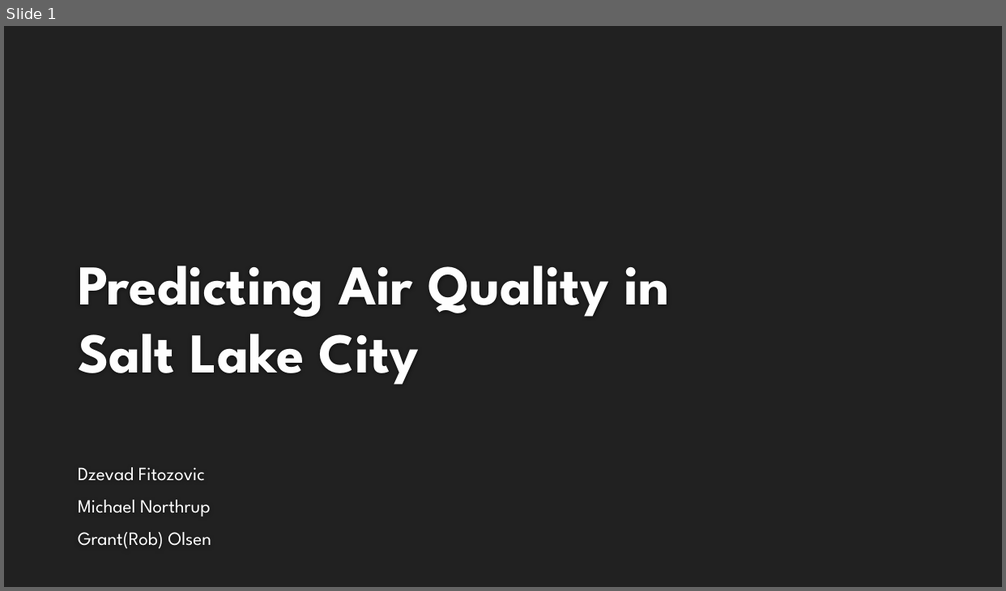
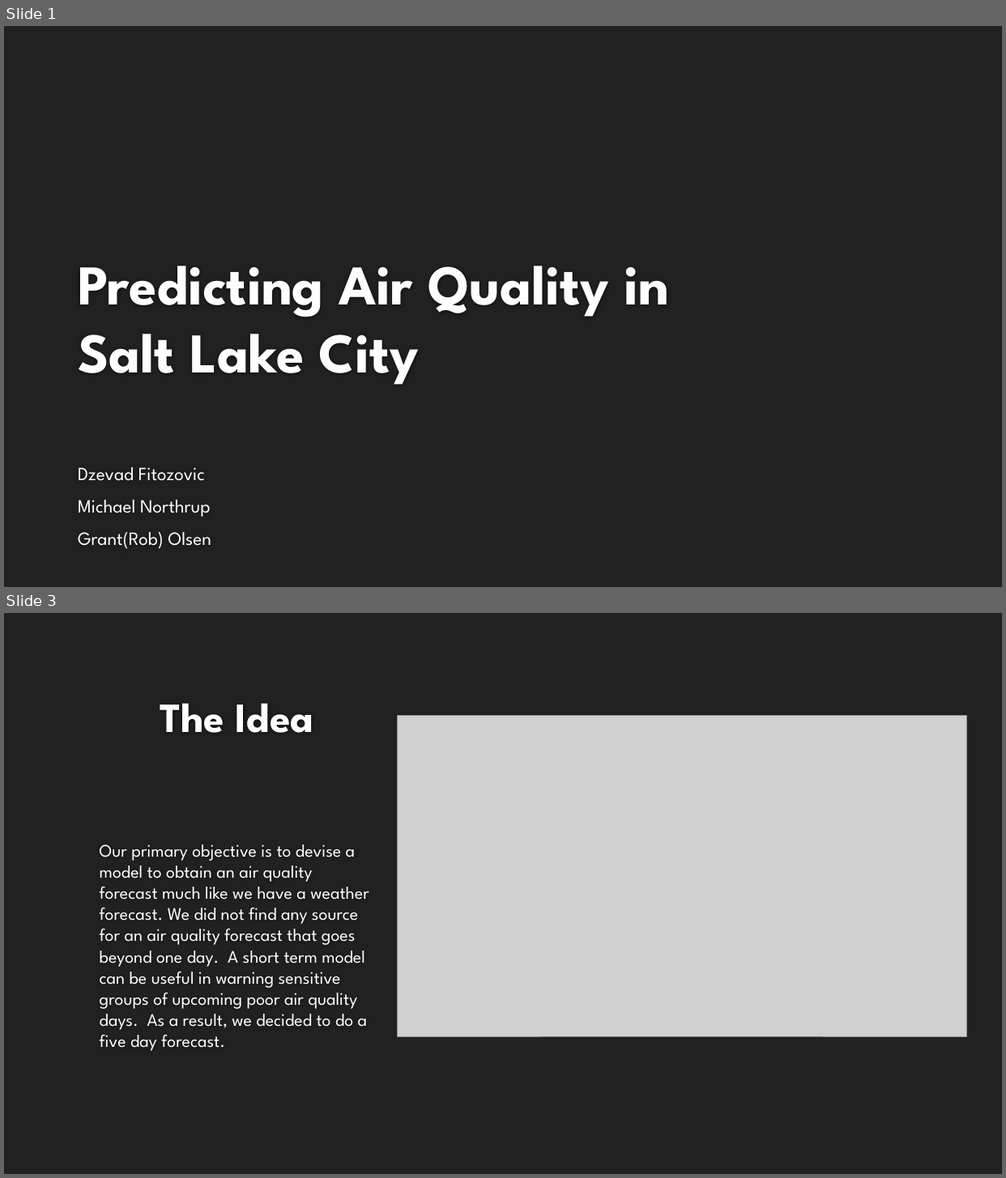
Before and after one commit to rolsenrob/SLC-AQI-Predictions-Project, a slide deck: Predicting Air Quality in Salt Lake City PowerPoint.pptx. Shown one above the other, each under a label of ours: slide 1 before the commit, slides 1 and 3 after it; the slides between them are not shown. The pictures are 1006x591 and 1006x1178 pixels, drawn with LibreOffice and Linux fonts; fonts in the diff are those of the drawing; grey boxes stand for pictures; background and template pictures are left out. Boxes give left, top, right and bottom in pixels: in the first picture for what was removed or moved away, otherwise in the second. Text is boxed around its words. In the diff, an @@ line names an element or a change of style, - is before the commit and + after.

```diff
--- a/Predicting Air Quality in Salt Lake City PowerPoint.pptx
+++ b/Predicting Air Quality in Salt Lake City PowerPoint.pptx
@@ slide 3 added at bbox=[4, 613, 1002, 1174], background #212121 @@
@@ title added at bbox=[160, 703, 314, 733], 40 pt, text #FEFEFE, bold @@
+The Idea
@@ picture added at bbox=[397, 716, 967, 1037] @@
@@ text added at bbox=[100, 845, 368, 1051], 17 pt, text #FFFFFF @@
+Our primary objective is to devise a model to obtain an air quality forecast much like we have a weather forecast. We did not find any source for an air quality forecast that goes beyond one day. A short term model can be useful in warning sensitive groups of upcoming poor air quality days. As a result, we decided to do a five day forecast.
```
Also in this commit, not shown: 5 slides changed, 4 other slides added, 1 slide removed.
